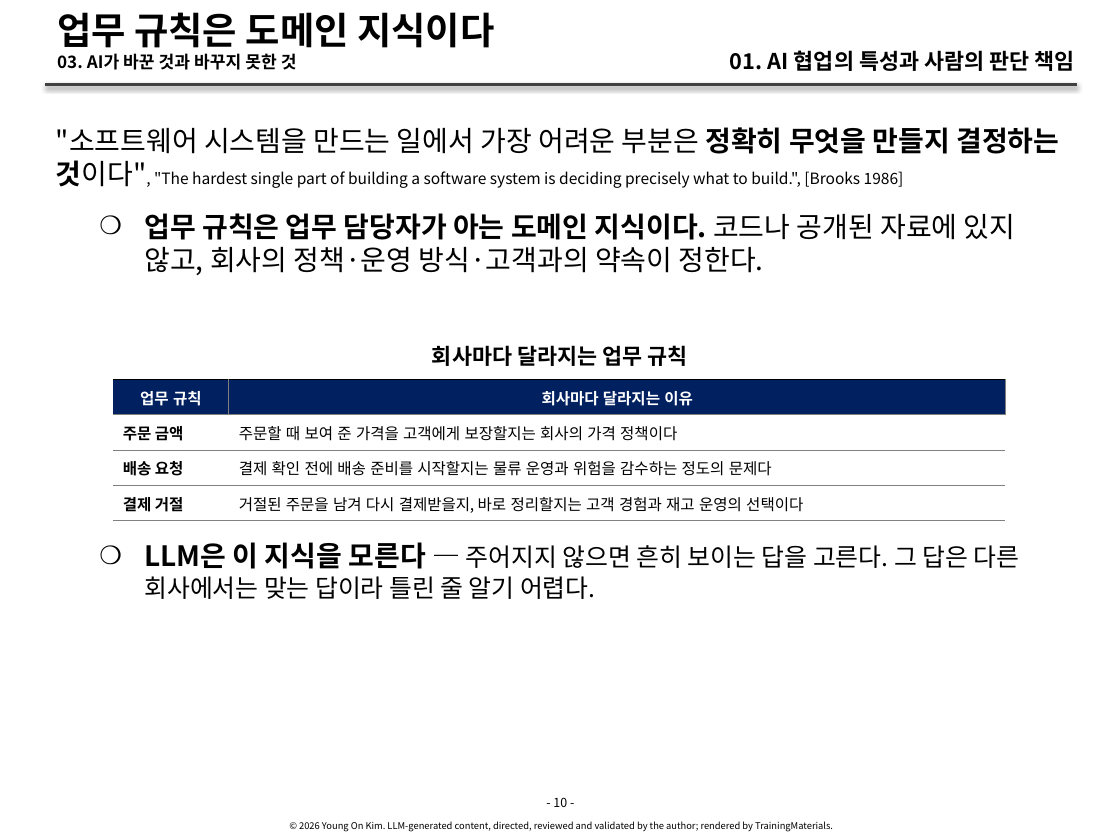
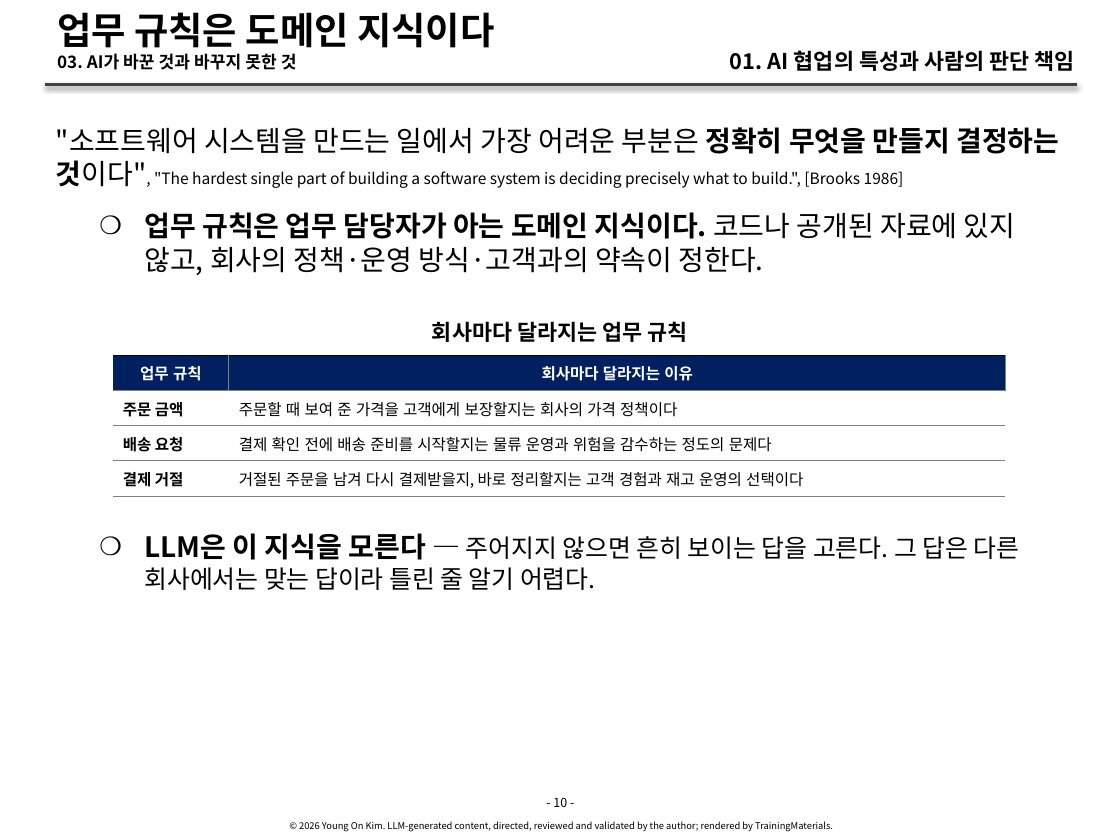
Before and after one commit to YoungSan77/TrainingMaterials, a slide deck: slide 10 of courses/ai-native/sessions/s01.pptx. Drawn at 1120x840 pixels with LibreOffice and Linux fonts; fonts in the diff are those of the drawing. Boxes give left, top, right and bottom in pixels: in the first picture for what was removed or moved away, otherwise in the second. Text is boxed around its words. In the diff, an @@ line names an element or a change of style, - is before the commit and + after.

```diff
--- a/courses/ai-native/sessions/s01.pptx
+++ b/courses/ai-native/sessions/s01.pptx
@@ text "회사마다 달라지는 업무 규칙" moved from (x1=432, y1=345, x2=688, y2=366) to (x1=432, y1=321, x2=688, y2=342) @@
@@ table resized from (x1=113, y1=380, x2=1006, y2=840) to (x1=113, y1=355, x2=1006, y2=830) @@
@@ text "LLM은 이 지식을 모른다 — ..." moved from (x1=144, y1=542, x2=1020, y2=599) to (x1=144, y1=533, x2=1020, y2=590) @@
```
Also in this commit, not shown: 14 other slides changed, 10 other files.
